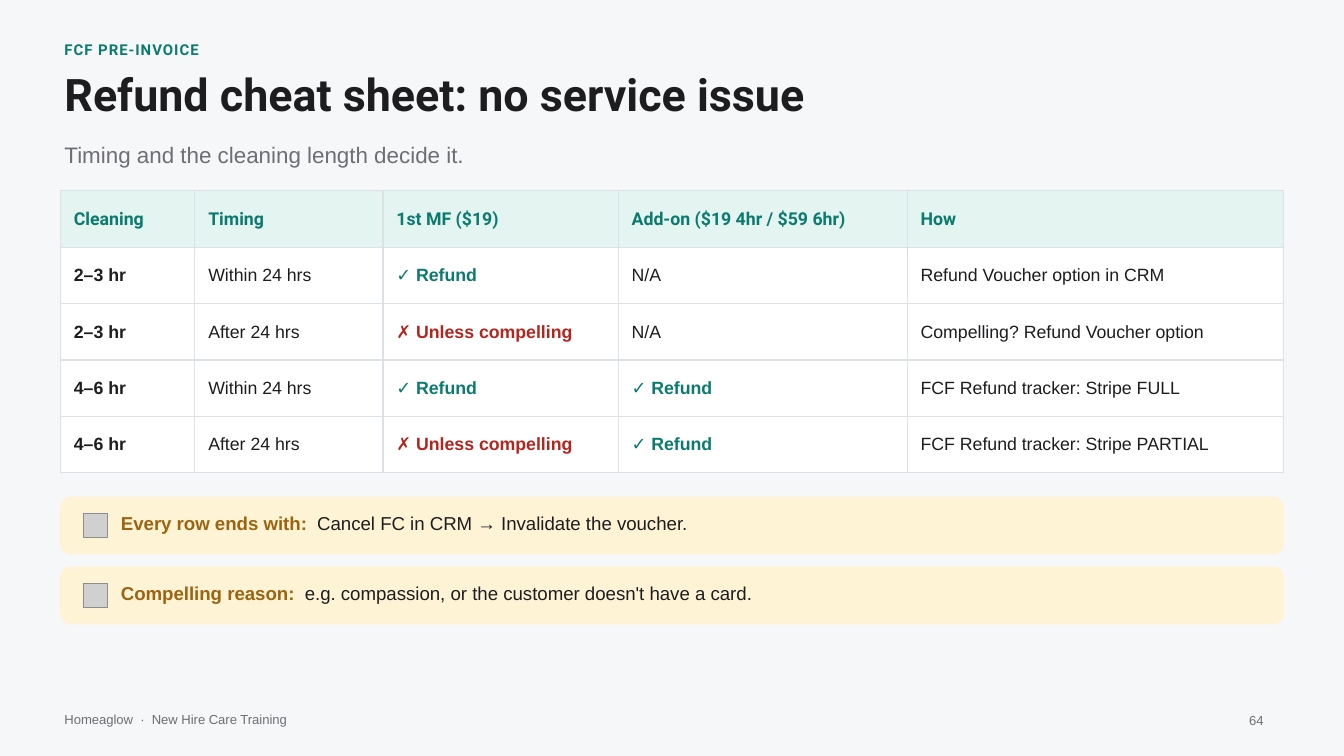
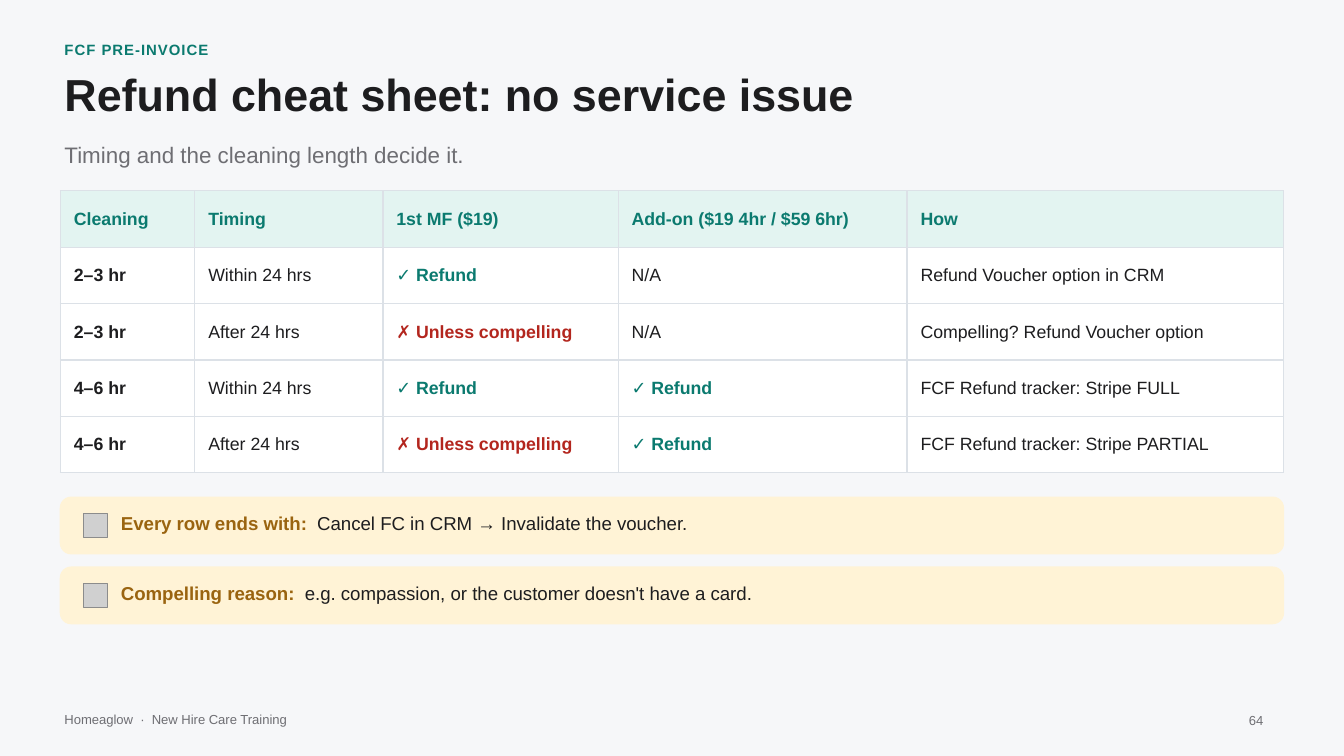
Before and after one commit to anjulimichelle/training, a slide deck: slide 64 of retention-membership-cancellation/retention-membership-cancellation.pptx. Drawn at 1344x756 pixels with LibreOffice and Linux fonts; fonts in the diff are those of the drawing; grey boxes stand for pictures. Boxes give left, top, right and bottom in pixels: in the first picture for what was removed or moved away, otherwise in the second. Text is boxed around its words. In the diff, an @@ line names an element or a change of style, - is before the commit and + after.

```diff
--- a/retention-membership-cancellation/retention-membership-cancellation.pptx
+++ b/retention-membership-cancellation/retention-membership-cancellation.pptx
@@ text "FCF PRE-INVOICE" at <box>64,44,209,55</box>: font Roboto to Arial @@
@@ text "Refund cheat sheet: no service ..." at <box>64,78,854,112</box>: font Roboto to Arial @@
@@ table at <box>60,191,1284,632</box> @@
@@ font Roboto to Arial in "Cleaning", "Timing", "1st MF ($19)", "Add-on ($19 4hr / $59 6hr)" and 1 more places @@
```
Also in this commit, not shown: 78 other slides changed, 1 slide added, 1 slide removed, 3 other files.
